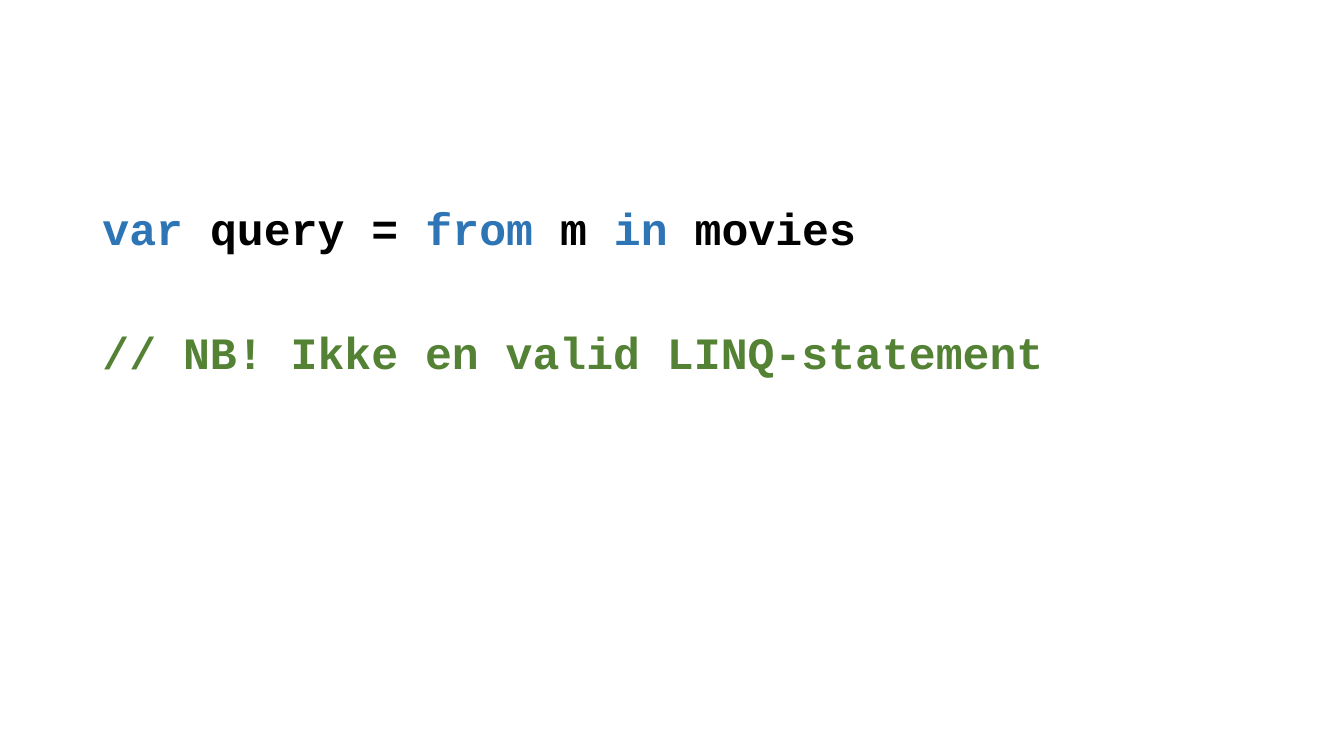
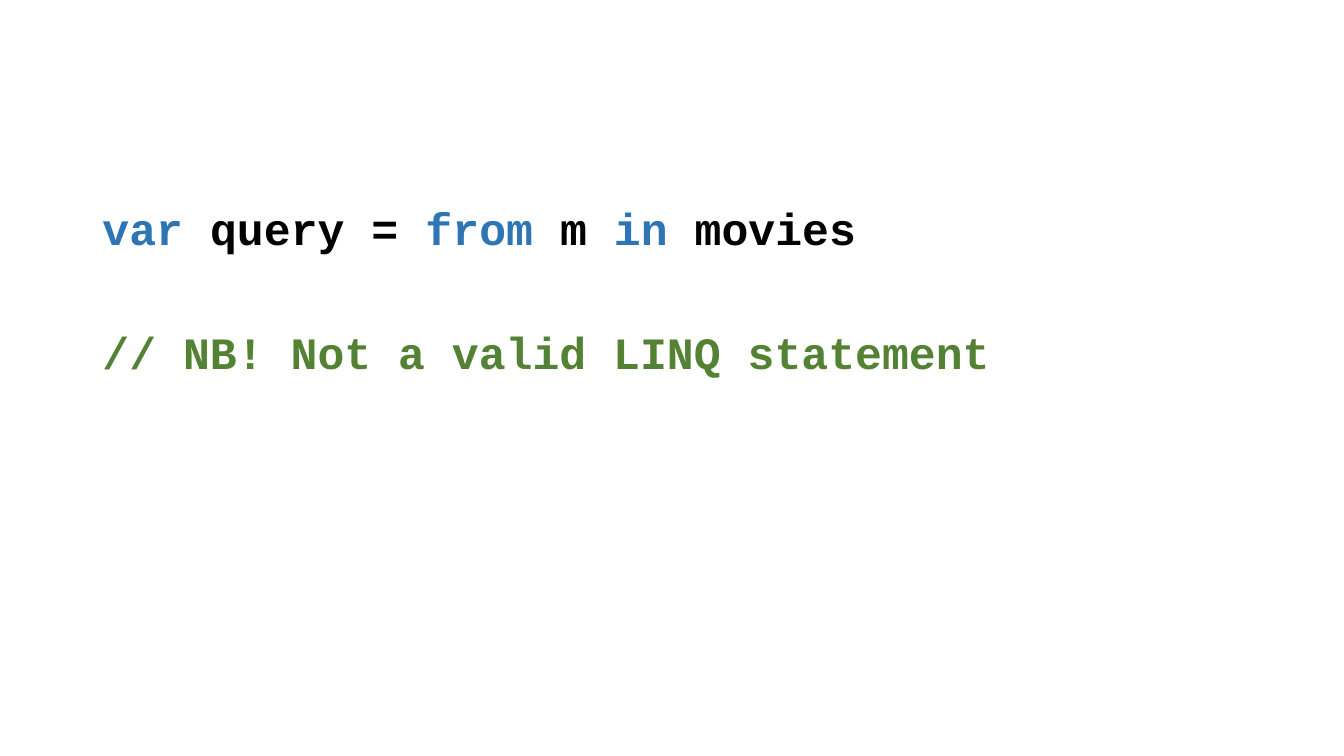
Before and after one commit to perl-easj/OOProg, a slide deck: slide 10 of Chap/Prog03/Presentations/LINQ.pptx (slide 6 before the commit). Drawn at 1344x756 pixels with LibreOffice and Linux fonts; fonts in the diff are those of the drawing. Boxes give left, top, right and bottom in pixels: in the first picture for what was removed or moved away, otherwise in the second. Text is boxed around its words. In the diff, an @@ line names an element or a change of style, - is before the commit and + after.

Commit message:
Minor updates to LINQ material
Also minor updates to CarRetailDemo

```diff
--- a/Chap/Prog03/Presentations/LINQ.pptx
+++ b/Chap/Prog03/Presentations/LINQ.pptx
@@ text at bbox=[183, 338, 990, 378]: text changed @@
-// NB! Ikke en valid LINQ-statement
+// NB! Not a valid LINQ statement
```
Also in this commit, not shown: 12 other slides changed, 5 slides added, 7 other files.
